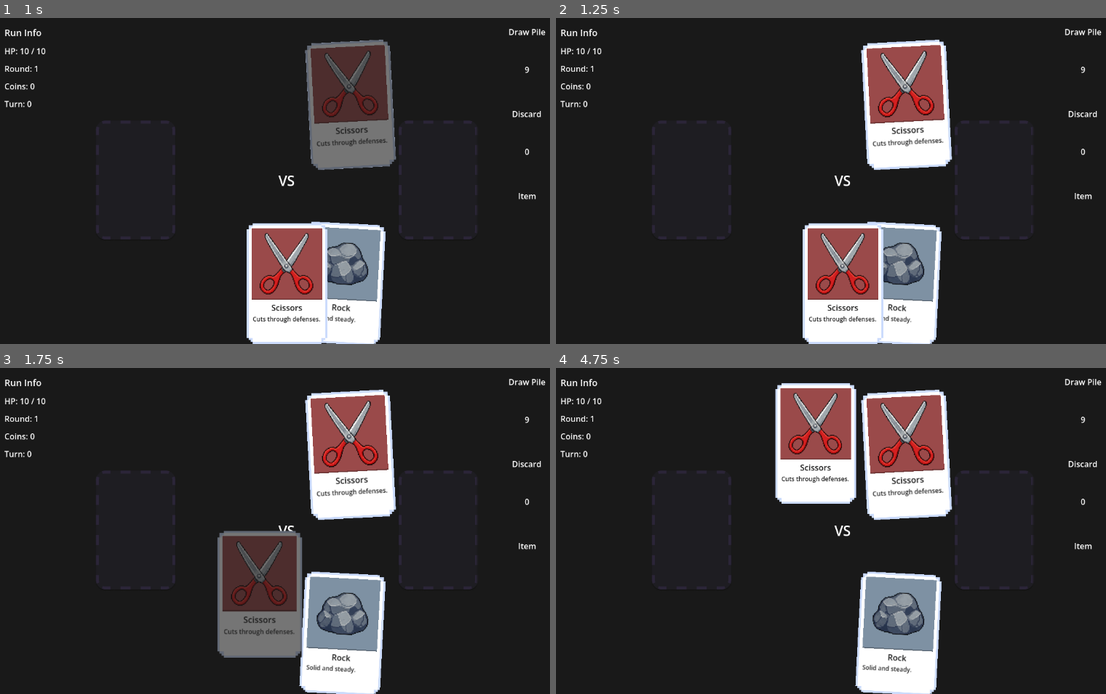
Above: before the commit, frames 1-4 (two rows, left to right).
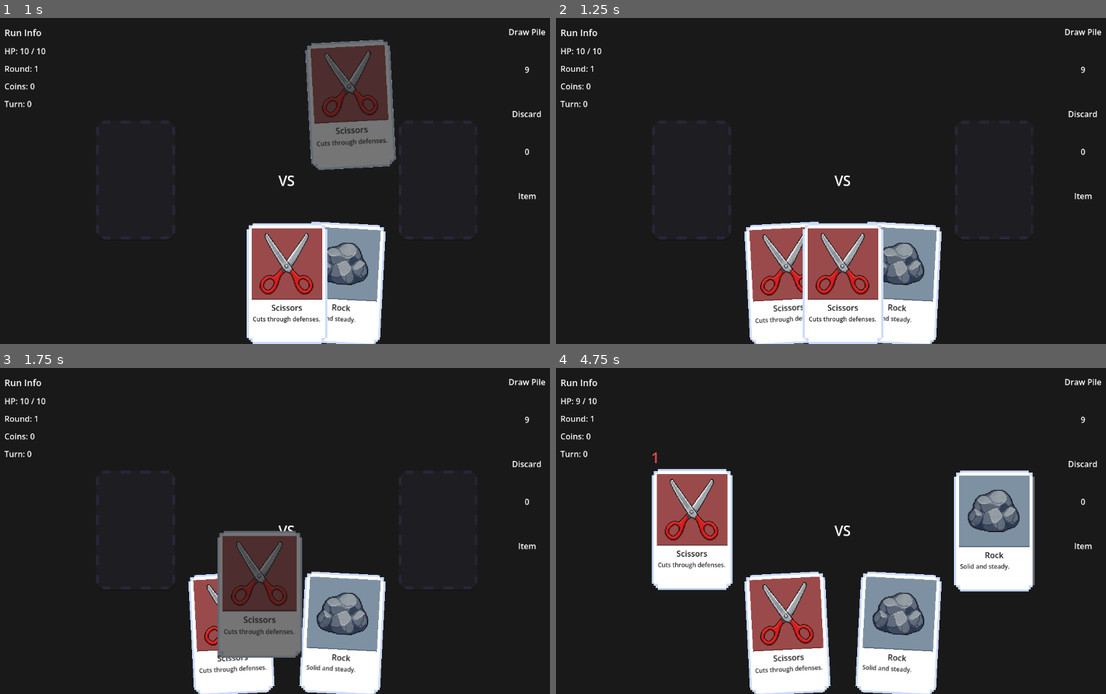
Above: after the commit, the same moments.

Repository: MaulRai/jankpot
Game: Godot game, scene res://scenes/main/Main.tscn
Two runs of this game, one before a commit and one after it. Both use one fixed random seed, a clock stepped at 60 frames per second and the inputs below.
Inputs (mouse positions are in pixels of both pictures, inside the frame that each line leads up to):
- Up to frame 1 (1 s): tap Enter at 0.5 s; drag from (231, 282) to (346, 109) at 0.52 s
- Up to frame 2 (1.25 s): no input
- Up to frame 3 (1.75 s): drag from (286, 632) to (258, 596) at 1.27 s
- Up to frame 4 (4.75 s): move the mouse to (897, 632) at 2.02 s; click (897, 632) at 2.17 s; tap Space at 2.75 s; drag from (814, 596) to (666, 482) at 2.77 s; move the mouse to (1018, 579) at 3.52 s; click (1018, 579) at 3.67 s; drag from (666, 482) to (754, 449) at 4.27 s

Frame 1 is identical in both runs. In frame 2, 9.7% of the frame differs, in the area x 34-73%, y 6-100%; in frame 3, 8.8%; in frame 4, 27%, in the area x 3-88%, y 4-100%.
Error before the commit: Invalid call. Nonexistent function 'to_global' in base 'Control (HandView)'. (res://scripts/game/GameController.gd:59)

Commit message:
fix: card placing

Diff:
--- a/scripts/game/EnemyController.gd
+++ b/scripts/game/EnemyController.gd
@@ -19,16 +19,28 @@
 		var rock := CardDef.new()
 		rock.id = "enemy_rock_%d" % i
 		rock.card_type = CardDef.CardType.ROCK
+		rock.card_name = "Rock"
+		rock.brief_description = "Solid and steady."
+		rock.art_path = "res://assets/weapon/rock-1.png"
+		rock.background_color = Color("#7E91A3")
 		enemy_deck.append(rock)
 	for i in range(3):
 		var paper := CardDef.new()
 		paper.id = "enemy_paper_%d" % i
 		paper.card_type = CardDef.CardType.PAPER
+		paper.card_name = "Paper"
+		paper.brief_description = "Covers all bases."
+		paper.art_path = "res://assets/weapon/paper-1.png"
+		paper.background_color = Color("#E7DFA4")
 		enemy_deck.append(paper)
 	for i in range(3):
 		var scissors := CardDef.new()
 		scissors.id = "enemy_scissors_%d" % i
 		scissors.card_type = CardDef.CardType.SCISSORS
+		scissors.card_name = "Scissors"
+		scissors.brief_description = "Cuts through defenses."
+		scissors.art_path = "res://assets/weapon/scissors-1.png"
+		scissors.background_color = Color("#9A4A4A")
 		enemy_deck.append(scissors)
 
 func choose_card() -> CardDef:
--- a/scripts/game/GameController.gd
+++ b/scripts/game/GameController.gd
@@ -56,7 +56,7 @@
 
 func _snap_card_back(card_view: CardView) -> void:
 	_is_animating = true
-	var target_global: Vector2 = hand_view.to_global(card_view.base_position)
+	var target_global: Vector2 = hand_view.global_position + card_view.base_position
 	var tween := create_tween()
 	tween.tween_property(card_view, "global_position", target_global, 0.2).set_ease(Tween.EASE_OUT)
 	tween.parallel().tween_property(card_view, "rotation_degrees", card_view.base_rotation_degrees, 0.2)
